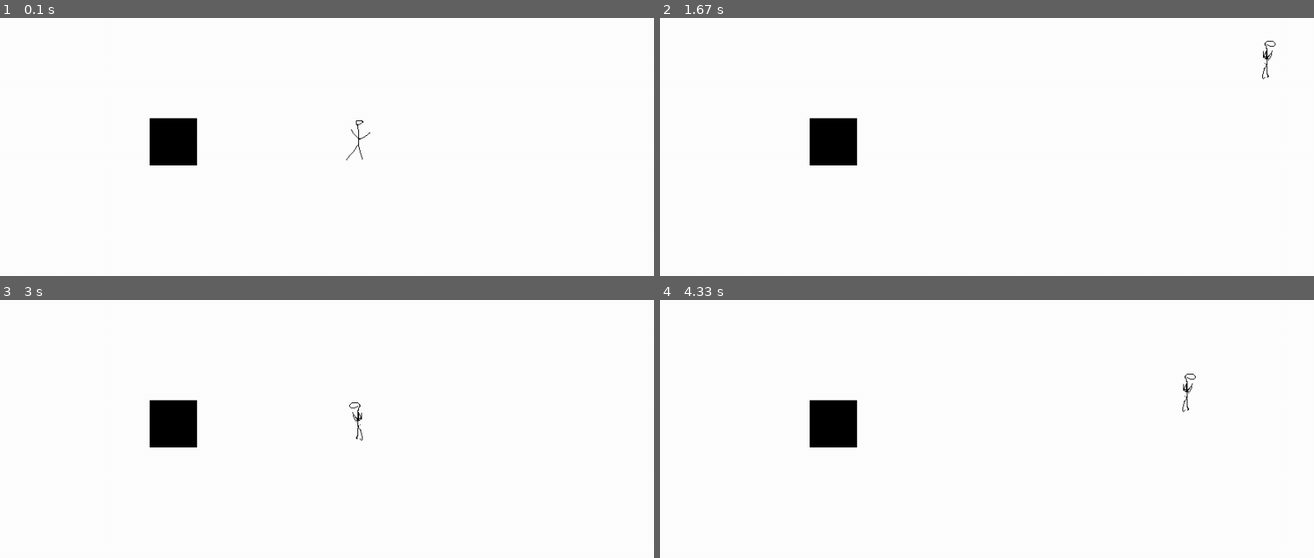
Above: before the commit, frames 1-4 (two rows, left to right).
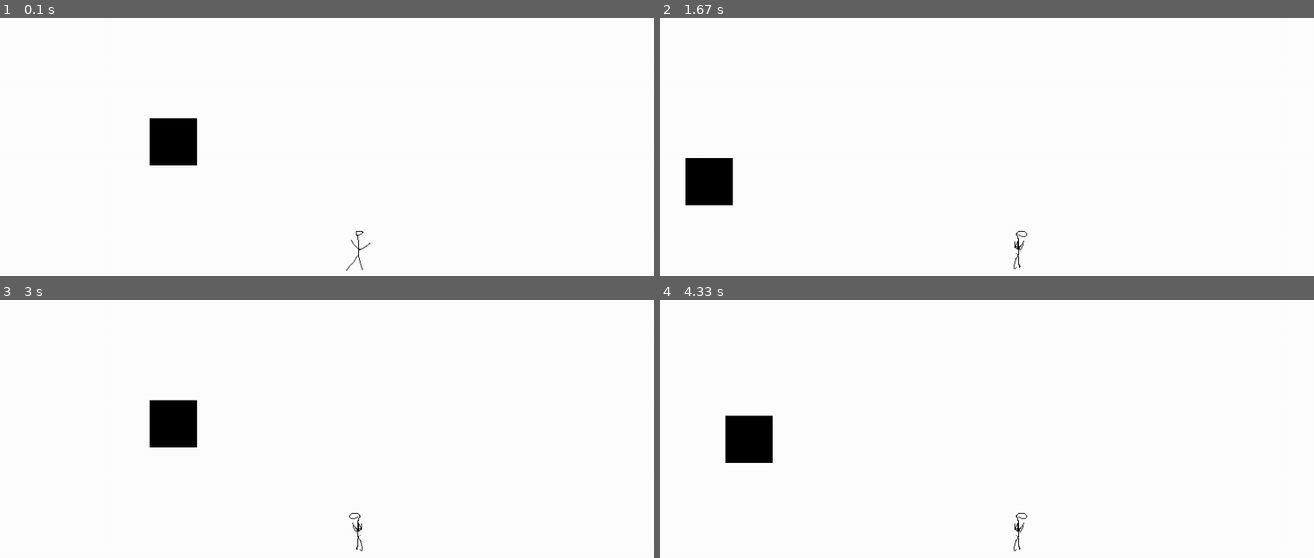
Above: after the commit, the same moments.

Repository: Trickli-bit/EF_Woche_Pygames
Game: pygame game, started from main.py
Same seed, same stepped clock (60 frames per second), same inputs: the game is played once before the commit and once after it.
Inputs:
- Up to frame 1 (0.1 s): no input
- Up to frame 2 (1.67 s): hold Right 0.33-0.8 s; hold Up 0.83-1.13 s; hold Right 1.17-1.63 s
- Up to frame 3 (3 s): hold Left 1.67-2.2 s; hold Down 2.23-2.53 s; hold Left 2.57-2.97 s
- Up to frame 4 (4.33 s): hold Up 3-3.37 s; hold Right 3.4-4.03 s; hold Down from 4.07 s (still down)

The runs differ from the first frame. In frame 1, 0.1% of the frame differs, in the area x 52-57%, y 39-99%; in frame 2, 2.9%; in frame 3, 0.2%; in frame 4, 2.9%, in the area x 9-82%, y 28-98%.

Commit message:
ChangeMovement

Diff:
--- a/Engine/entities.py
+++ b/Engine/entities.py
@@ -4,16 +4,19 @@
 
 class Entity(pygame.sprite.Sprite):
 
-    def __init__(self, pos_x, pos_y, rect, rect_attach, scale, source, solid, is_spritesheet, base_sprite = 0, ani_frames_count = 0, ani_animations = {}):
+    def __init__(self, pos_x, pos_y, rect, rect_attach, scale, source, solid, is_spritesheet, fix = False, base_sprite = 0, ani_frames_count = 0, ani_animations = {}):
         super().__init__()
 
         """Klasse zur Erstellung von Entitäten (Alle Dinge die ein Sprite besitzen und nicht zum Hintergrund gehören)
-        param: \t pos_x, pos_y, breite, höhe, Rechteck_attachment, Skalierung, Pfad, Ist_SpriteSheet?, Solid?, Basis Sprite, Anz. Frames, Animationen in einem Dict mit {"Animationsname" : [1. Frame, letztes Frame, geschwindigkeit, loop (bolean)]}"""
+        param: \t pos_x, pos_y, (pos_x = 0, pos_y = 0, breite, höhe) Rechteck_attachment, Skalierung, Pfad, Ist_SpriteSheet?, Solid?, Basis Sprite, Anz. Frames, Animationen in einem Dict mit {"Animationsname" : [1. Frame, letztes Frame, geschwindigkeit, loop (bolean)]}"""
 
+        self.fix = fix
         self.rect_attach = rect_attach
         self.is_spritesheet = is_spritesheet
         self.last_animation = (None, False)
         self.solid = solid
+        self.pos_x = pos_x
+        self.pos_y = pos_y
 
 
         if is_spritesheet:
@@ -26,12 +29,17 @@
         self.image = pygame.transform.scale(self.image, scale)
         self.rect = self.image.get_rect()
 
-        setattr(self.rect, self.rect_attach, (pos_x, pos_y))
+        setattr(self.rect, self.rect_attach, (self.pos_x, self.pos_y))
+        rect.x = self.pos_x
+        rect.y = self.pos_y
 
-    def update(self, *args):
+    def update(self, dx = 0, dy = 0, *args):
         # Animation aktualisieren
         if self.is_spritesheet:
             self.Animation.update()
+        if not self.fix:
+            self.rect.x += dx
+            self.rect.y += dy
 
 
 
@@ -39,8 +47,8 @@
 class EntityMovable(Entity):
 
 
-    def __init__(self, pos_x, pos_y, rect, rect_attach, scale, source, solid, is_spritesheet, base_sprite = 0, ani_frames_count=0, ani_animations={}):
-        super().__init__(pos_x, pos_y, rect, rect_attach, scale, source, solid, is_spritesheet, base_sprite, ani_frames_count, ani_animations)
+    def __init__(self, pos_x, pos_y, rect, rect_attach, scale, source, solid, is_spritesheet, fix = False, base_sprite = 0, ani_frames_count=0, ani_animations={}):
+        super().__init__(pos_x, pos_y, rect, rect_attach, scale, source, solid, is_spritesheet, fix, base_sprite, ani_frames_count, ani_animations)
 
         """Entität die sich bewegen kann. Erbt von Entity.
         param: \t pos_x, pos_y, breite, höhe, Rechteck_attachment, Skalierung, Pfad, Ist_SpriteSheet?, Basis Sprite, An …(241 unchanged characters)…
@@ -102,12 +110,10 @@
         if self.rect.y < pos_y - settings.SOLID_FRAME_HIGHT / 2:
             self.solid_collision_direction = "up"
 
-    def update(self, *args):
+    def update(self, dx = 0, dy = 0, *args):
 
         """ Aktualisiert die Position und Animation der beweglichen Entität.
         param:\t keys (pygame.key.get_pressed()) """
 
-        super().update()
-        self.rect.x += self.dx
-        self.rect.y += self.dy
+        super().update(dx, dy, *args)
         self.animation_movement_adjustement()
--- a/Main/events.py
+++ b/Main/events.py
@@ -13,6 +13,8 @@
             if entity.solid and other.rect.colliderect(entity.rect):
                 other.collition(entity.rect.x , entity.rect.y)
 
+
+
     def update(self):
         """ Aktualisiert die Kollisionen für alle beweglichen Entitäten."""
         for movable in self.movable_entities:
--- a/Player/player.py
+++ b/Player/player.py
@@ -1,8 +1,8 @@
 import pygame
 from Engine.entities import EntityMovable
 class Player(EntityMovable):
-    def __init__(self, pos_x, pos_y, rect, rect_attach, scale, source, solid, is_spritesheet, base_sprite=0, ani_frames_count=0, ani_animations=...):
-        super().__init__(pos_x, pos_y, rect, rect_attach, scale, source, solid, is_spritesheet, base_sprite, ani_frames_count, ani_animations)
+    def __init__(self, pos_x, pos_y, rect, rect_attach, scale, source, solid, is_spritesheet, fix = False, base_sprite=0, ani_frames_count=0, ani_animations=...):
+        super().__init__(pos_x, pos_y, rect, rect_attach, scale, source, solid, is_spritesheet, fix, base_sprite, ani_frames_count, ani_animations)
 
 
     def calculating_movement(self, keys):
@@ -25,15 +25,12 @@
             self.dx = int(self.dx / 1.4142)
             self.dy = int(self.dy / 1.4142)
 
-        self.rect.x += self.dx
 
 
-    def update(self, keys):
+    def update(self, dx = 0, dy = 0, keys = []):
 
         """ Aktualisiert die Position und Animation des Spielers.
         param:\t keys (pygame.key.get_pressed()) """
         super().update()
-        self.calculating_movement(keys)
-
-
-        self.rect.y += self.dy
+        if keys != []:
+            self.calculating_movement(keys)
--- a/main.py
+++ b/main.py
@@ -17,11 +17,13 @@
 
 entities_group = pygame.sprite.Group()
 moving_entities_group = pygame.sprite.Group()
+playerGroup = pygame.sprite.GroupSingle()
 
-Bob = player.Player(500, 250, pygame.Rect(0, 0, 64, 64), "midbottom", (64,64), r"pixilart-sprite.png",True, True, 0, 10, {"walking_w": [0, 1, 20, True], "walking_s": [2, 3, 20, True], "walking": [4, 5, 20, True]})
+Player = player.Player(settings.SCREEN_WIDTH//2, settings.SCREEN_HEIGHT//2, pygame.Rect(0, 0, 64, 64), "midbottom", (64,64), r"pixilart-sprite.png",True, True, True, 0, 10, {"walking_w": [0, 1, 20, True], "walking_s": [2, 3, 20, True], "walking": [4, 5, 20, True]})
 Wall = entities.Entity(250, 250, pygame.Rect(0, 0, 64, 64), "midbottom", (64,64), r"Wall.png", True, False)
+
 entities_group.add(Wall)
-moving_entities_group.add(Bob)
+playerGroup.add(Player)
 
 Colliton = events.Collision(entities_group, moving_entities_group)
 
@@ -45,11 +47,14 @@
 
     screen.fill((255, 255, 255))
 
-    entities_group.update(keys)
+    entities_group.update(-Player.dx, -Player.dy, keys)
     entities_group.draw(screen)
 
-    moving_entities_group.update(keys)
+    moving_entities_group.update(-Player.dx, -Player.dy, keys,)
     moving_entities_group.draw(screen)
+
+    playerGroup.update(settings.SCREEN_WIDTH//2, settings.SCREEN_HEIGHT//2, keys)
+    playerGroup.draw(screen)
 
 
     pygame.display.update()
